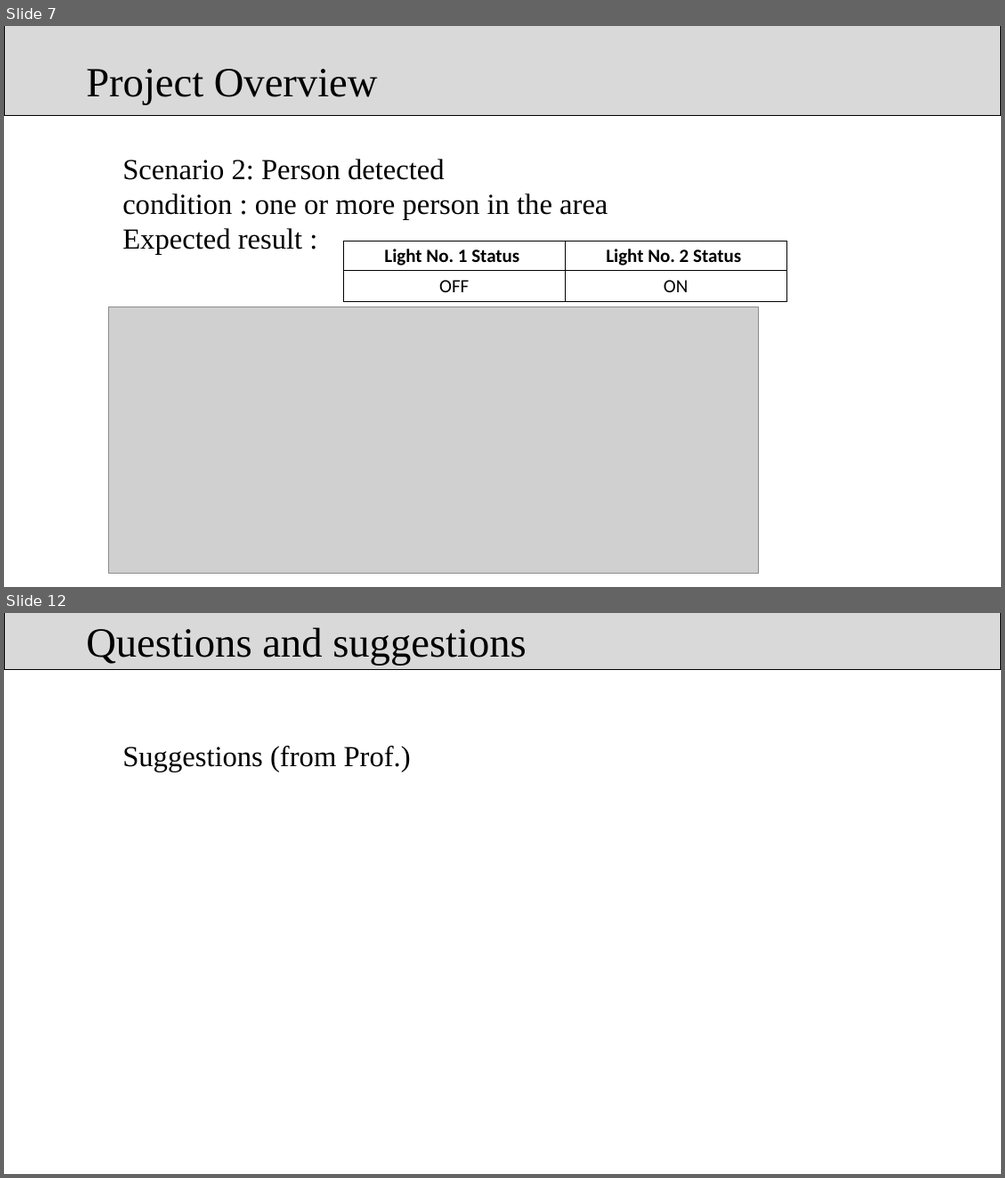
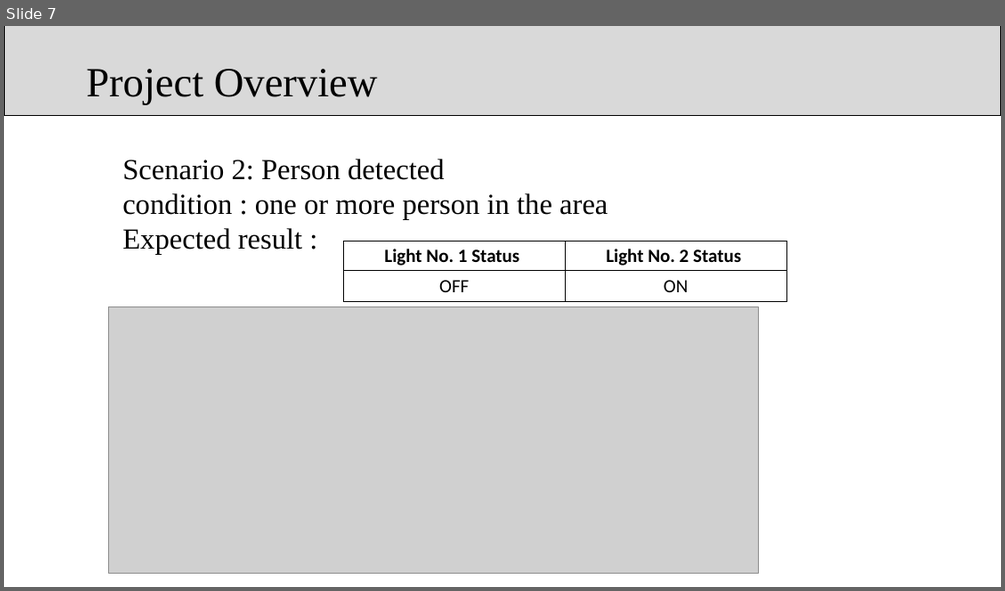
Before and after one commit to TiniyaVinod/using-image-processing-and-machine-learning-for-passenger-detection-sensor-optimization, a slide deck: Documents/Discussion/Discussion#1.pptx. Shown one above the other, each under a label of ours: slides 7 and 12 before the commit, slide 7 after it; the slides between them are not shown. The pictures are 1005x1178 and 1005x591 pixels, drawn with LibreOffice and Linux fonts; fonts in the diff are those of the drawing; grey boxes stand for pictures. Boxes give left, top, right and bottom in pixels: in the first picture for what was removed or moved away, otherwise in the second. Text is boxed around its words. In the diff, an @@ line names an element or a change of style, - is before the commit and + after.

```diff
--- a/Documents/Discussion/Discussion#1.pptx
+++ b/Documents/Discussion/Discussion#1.pptx
@@ slide 12 removed at [4,613,1001,1174], background #FFFFFF @@
@@ rectangle removed at [4,613,1001,669] @@
-Questions and suggestions
@@ text removed at [122,746,411,771] @@
-Suggestions (from Prof.)
```
Also in this commit, not shown: 5 slides changed.
